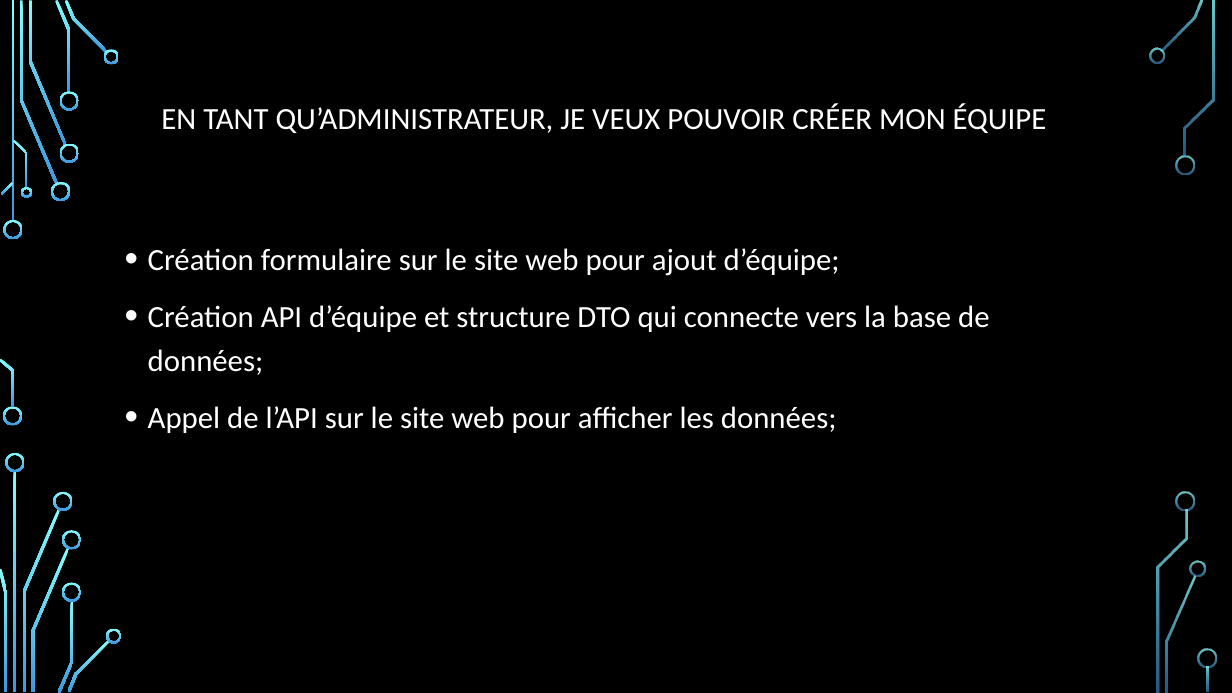
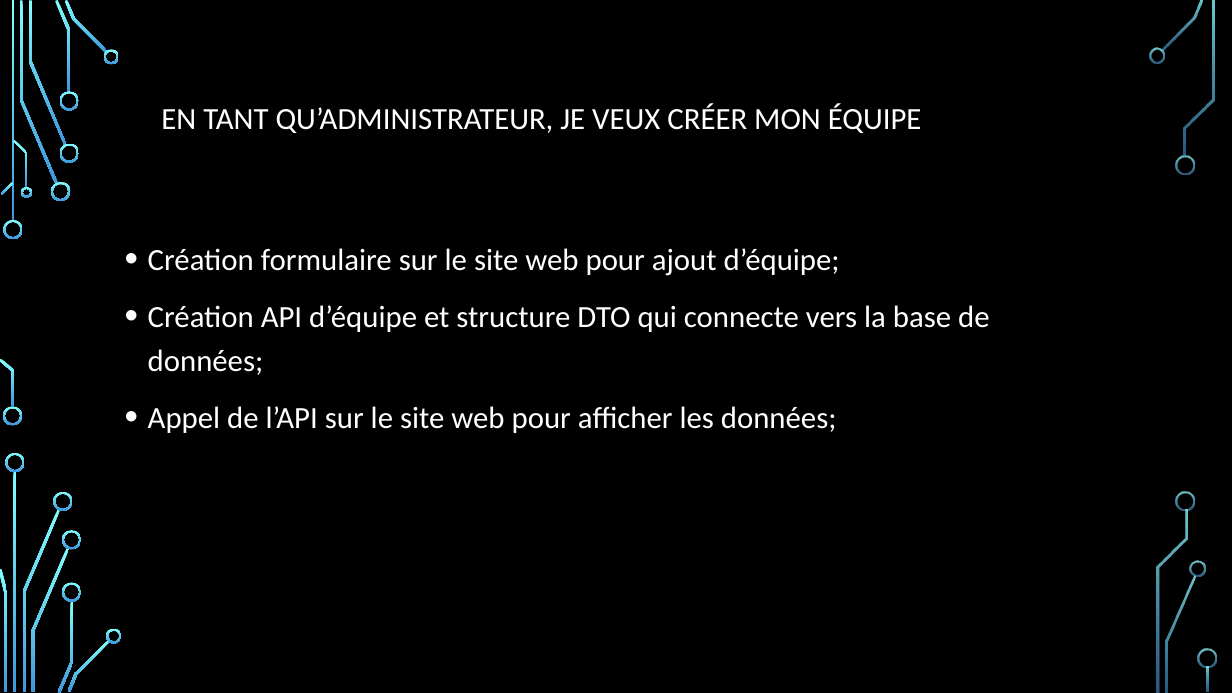
Before and after one commit to DFC-Informatique-Cegep-de-Sainte-Foy/GestionEquipesSportives, a slide deck: slide 7 of Documentation/Revue 1/Presentation_Revue_1.pptx. Drawn at 1232x693 pixels with LibreOffice and Linux fonts; fonts in the diff are those of the drawing; background and template pictures are left out. Boxes give left, top, right and bottom in pixels: in the first picture for what was removed or moved away, otherwise in the second. Text is boxed around its words. In the diff, an @@ line names an element or a change of style, - is before the commit and + after.

```diff
--- a/Documentation/Revue 1/Presentation_Revue_1.pptx
+++ b/Documentation/Revue 1/Presentation_Revue_1.pptx
@@ title at [161,103,922,133]: text changed @@
-EN TANT QU’ADMINISTRATEUR, JE VEUX POUVOIR CRÉER MON ÉQUIPE
+EN TANT QU’ADMINISTRATEUR, JE VEUX CRÉER MON ÉQUIPE
```
Also in this commit, not shown: 6 other slides changed, 1 other file.
